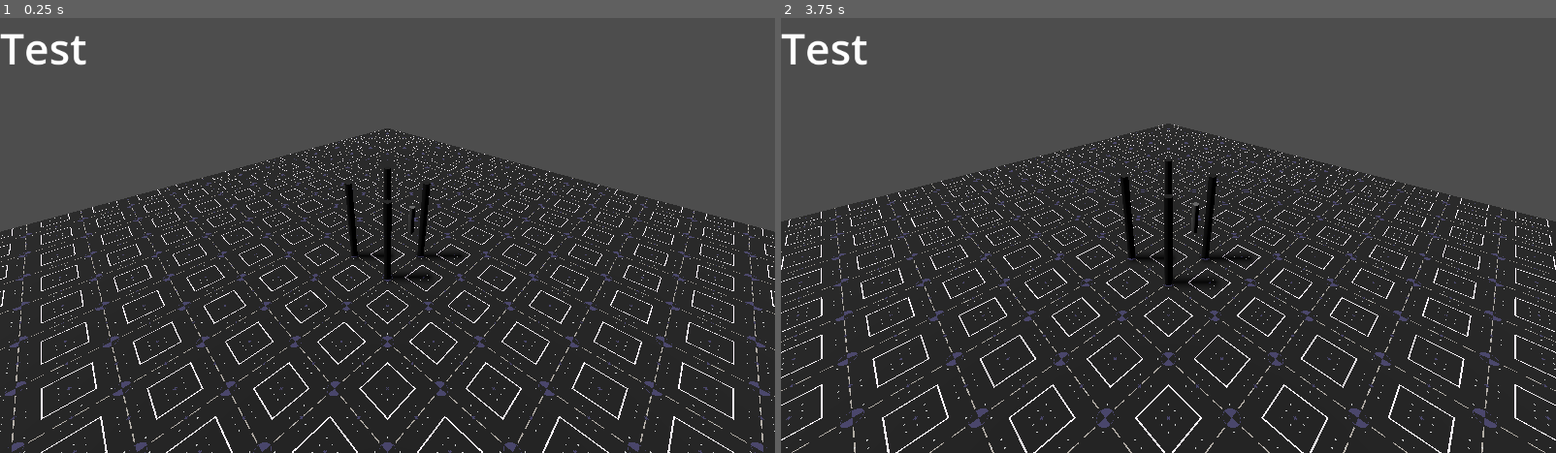
Above: before the commit, frames 1-2 (left to right).
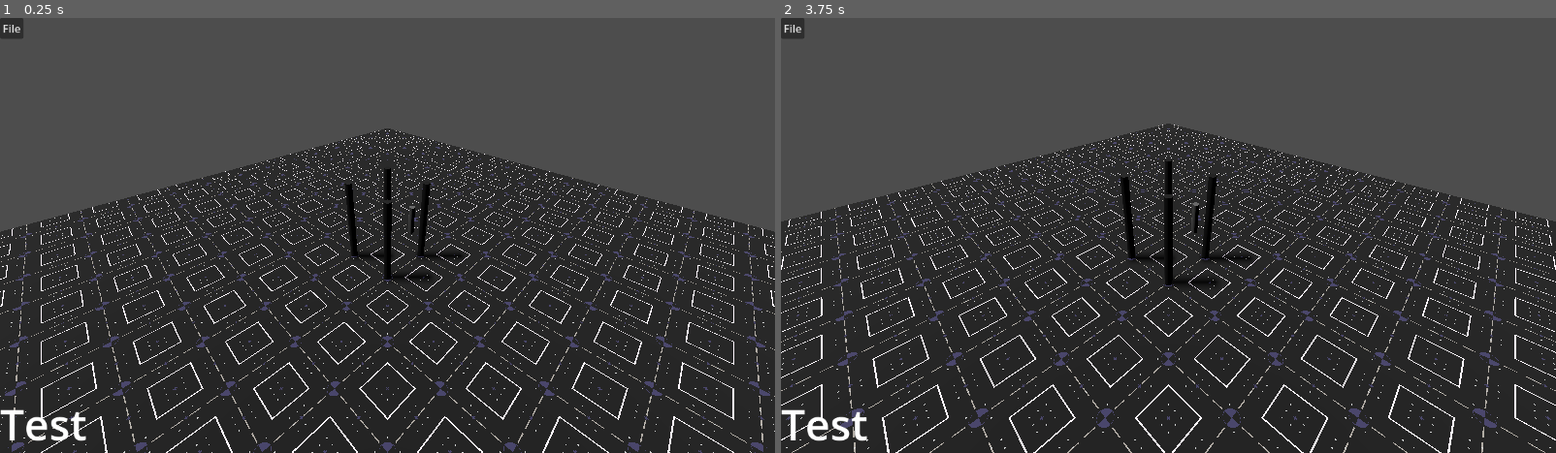
Above: after the commit, the same moments.

Repository: Tectato/Z1Simulator
Game: Godot game, scene res://Scenes/Editor.tscn
The game is run twice, just before and just after one commit, with the same random seed, the same clock (stepped at 60 frames per second) and the same inputs.
Inputs (mouse positions are in pixels of both pictures, inside the frame that each line leads up to):
- Up to frame 1 (0.25 s): no input
- Up to frame 2 (3.75 s): tap Enter at 0.5, 2, 3.5 s; move the mouse to (1339, 213) at 0.52 s; press the mouse at (1339, 213) at 0.53 s; release the mouse at (1339, 213) at 1.25 s; tap Space at 1.25, 2.75 s; drag from (1013, 257) to (1129, 322) at 1.27 s; move the mouse to (1246, 139) at 2.02 s; hold Shift (nav_orbit_move) 2.03-2.75 s; click (1246, 139) at 2.17 s; drag from (1129, 322) to (936, 170) at 2.77 s; move the mouse to (1401, 300) at 3.52 s; tap Mouse wheel up (scroll_up) at 3.6 s; click (1401, 300) at 3.67 s

The runs differ from the first frame. In frame 1, 0.7% of the frame differs, in the area x 0-12%, y 0-98%; in frame 2, 0.7%.

Commit message:
File interface structure

Diff:
--- a/Scenes/Editor.tscn
+++ b/Scenes/Editor.tscn
@@ -1,9 +1,11 @@
-[gd_scene load_steps=10 format=3 uid="uid://cpd75raqrkglk"]
+[gd_scene load_steps=12 format=3 uid="uid://cpd75raqrkglk"]
 
 [ext_resource type="PackedScene" uid="uid://sbi6ilpar4vc" path="res://Scenes/Workspace.tscn" id="1_0lbib"]
+[ext_resource type="Script" uid="uid://c5l685cuhvoht" path="res://Scripts/Editor/editor.gd" id="1_5v8xv"]
 [ext_resource type="Script" uid="uid://d3m2bxblodkx5" path="res://Scripts/Editor/viewController.gd" id="2_0hhuw"]
 [ext_resource type="Script" uid="uid://s5h5vbrpbbx1" path="res://Scripts/Editor/selector.gd" id="3_trcuy"]
 [ext_resource type="Script" uid="uid://kbaeibw07mff" path="res://Scripts/Editor/mover.gd" id="4_6ykgs"]
+[ext_resource type="Script" uid="uid://bg6t6is4srjq6" path="res://Scripts/Editor/editorInterface.gd" id="5_brgpd"]
 
 [sub_resource type="SphereMesh" id="SphereMesh_0hhuw"]
 radius = 0.01
@@ -28,6 +30,7 @@
 height = 0.2
 
 [node name="Editor" type="Node3D"]
+script = ExtResource("1_5v8xv")
 
 [node name="Workspace" parent="." instance=ExtResource("1_0lbib")]
 
@@ -49,18 +52,24 @@
 focusPoint = NodePath("../FocusPoint")
 debugLabel = NodePath("Interface/Label")
 
-[node name="Interface" type="Control" parent="Camera3D"]
+[node name="Interface" type="Control" parent="Camera3D" node_paths=PackedStringArray("editor")]
 layout_mode = 3
 anchors_preset = 15
 anchor_right = 1.0
 anchor_bottom = 1.0
 grow_horizontal = 2
 grow_vertical = 2
+script = ExtResource("5_brgpd")
+editor = NodePath("../..")
 
 [node name="Label" type="Label" parent="Camera3D/Interface"]
 layout_mode = 1
+anchors_preset = 2
+anchor_top = 1.0
+anchor_bottom = 1.0
+offset_top = -88.0
 offset_right = 129.0
-offset_bottom = 88.0
+grow_vertical = 0
 theme_override_font_sizes/font_size = 64
 text = "Test"
 
@@ -71,6 +80,52 @@
 anchor_bottom = 1.0
 grow_horizontal = 2
 grow_vertical = 2
+
+[node name="MenuBar" type="MenuBar" parent="Camera3D/Interface"]
+layout_mode = 0
+offset_right = 40.0
+offset_bottom = 40.0
+
+[node name="File" type="PopupMenu" parent="Camera3D/Interface/MenuBar"]
+size = Vector2i(121, 143)
+item_count = 6
+item_0/text = "New Project"
+item_0/id = 0
+item_1/text = "Save"
+item_1/id = 1
+item_2/text = "Save as..."
+item_2/id = 2
+item_3/text = "Load Project"
+item_3/id = 3
+item_4/text = "Import Project as Instance"
+item_4/id = 4
+item_5/text = "Import Sheet"
+item_5/id = 5
+
+[node name="SaveDialog" type="FileDialog" parent="Camera3D/Interface"]
+title = "Save Project"
+filters = PackedStringArray("*.json;Project File;project.json")
+
+[node name="LoadProjectDialog" type="FileDialog" parent="Camera3D/Interface"]
+auto_translate_mode = 1
+title = "Open Project"
+ok_button_text = "Open"
+file_mode = 0
+filters = PackedStringArray("*.json;Project File;project.json")
+
+[node name="ImportProjectInstaceDialog" type="FileDialog" parent="Camera3D/Interface"]
+auto_translate_mode = 1
+title = "Import Project as Instance"
+ok_button_text = "Open"
+file_mode = 0
+filters = PackedStringArray("*.json;Project File;project.json")
+
+[node name="ImportSheetDialog" type="FileDialog" parent="Camera3D/Interface"]
+auto_translate_mode = 1
+title = "Import Sheet"
+ok_button_text = "Open"
+file_mode = 1
+filters = PackedStringArray("*.svg;Vector Images;sheet.svg")
 
 [node name="SelectionRay" type="RayCast3D" parent="Camera3D" node_paths=PackedStringArray("camera", "mover", "debugLabel")]
 enabled = false
@@ -95,3 +150,8 @@
 mesh = SubResource("SphereMesh_brgpd")
 
 [connection signal="gui_input" from="Camera3D/Interface/ClickArea" to="Camera3D/SelectionRay" method="_on_click_area_gui_input"]
+[connection signal="id_pressed" from="Camera3D/Interface/MenuBar/File" to="Camera3D/Interface" method="_on_file_id_pressed"]
+[connection signal="file_selected" from="Camera3D/Interface/SaveDialog" to="." method="saveAs"]
+[connection signal="file_selected" from="Camera3D/Interface/LoadProjectDialog" to="." method="loadProject"]
+[connection signal="file_selected" from="Camera3D/Interface/ImportProjectInstaceDialog" to="." method="importProjectInstace"]
+[connection signal="file_selected" from="Camera3D/Interface/ImportSheetDialog" to="." method="importSheet"]
--- /dev/null
+++ b/Scripts/Editor/editor.gd
@@ -0,0 +1,23 @@
+extends Node3D
+class_name Editor
+
+var savePath = ""
+
+func newProject():
+	pass
+
+func saveAs(path : String):
+	savePath = path
+	save()
+
+func save():
+	pass
+
+func loadProject(path : String):
+	pass
+
+func importProjectInstace(path : String):
+	pass
+
+func importSheet(path : String):
+	pass
--- /dev/null
+++ b/Scripts/Editor/editorInterface.gd
@@ -0,0 +1,25 @@
+extends Control
+
+@export var editor : Editor
+@onready var saveDialog = $SaveDialog
+@onready var loadProjectDialog = $LoadProjectDialog
+@onready var importProjectDialog = $ImportProjectInstaceDialog
+@onready var importSheetDialog = $ImportSheetDialog
+
+func _on_file_id_pressed(id: int) -> void:
+	match(id):
+		0:
+			editor.newProject()
+		1:
+			if editor.savePath.length() > 0:
+				editor.save
+			else:
+				saveDialog.popup()
+		2:
+			saveDialog.popup()
+		3:
+			loadProjectDialog.popup()
+		4:
+			importProjectDialog.popup()
+		5:
+			importSheetDialog.popup()
Not shown, added: Scripts/Editor/editor.gd.uid
Not shown, added: Scripts/Editor/editorInterface.gd.uid
